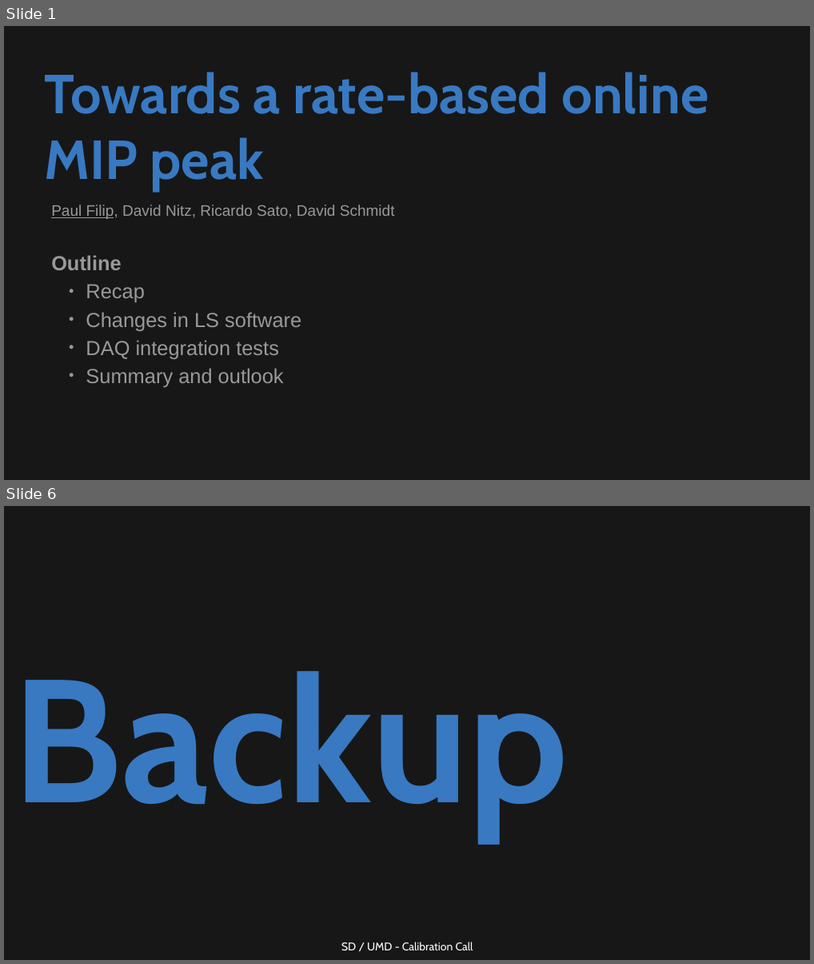
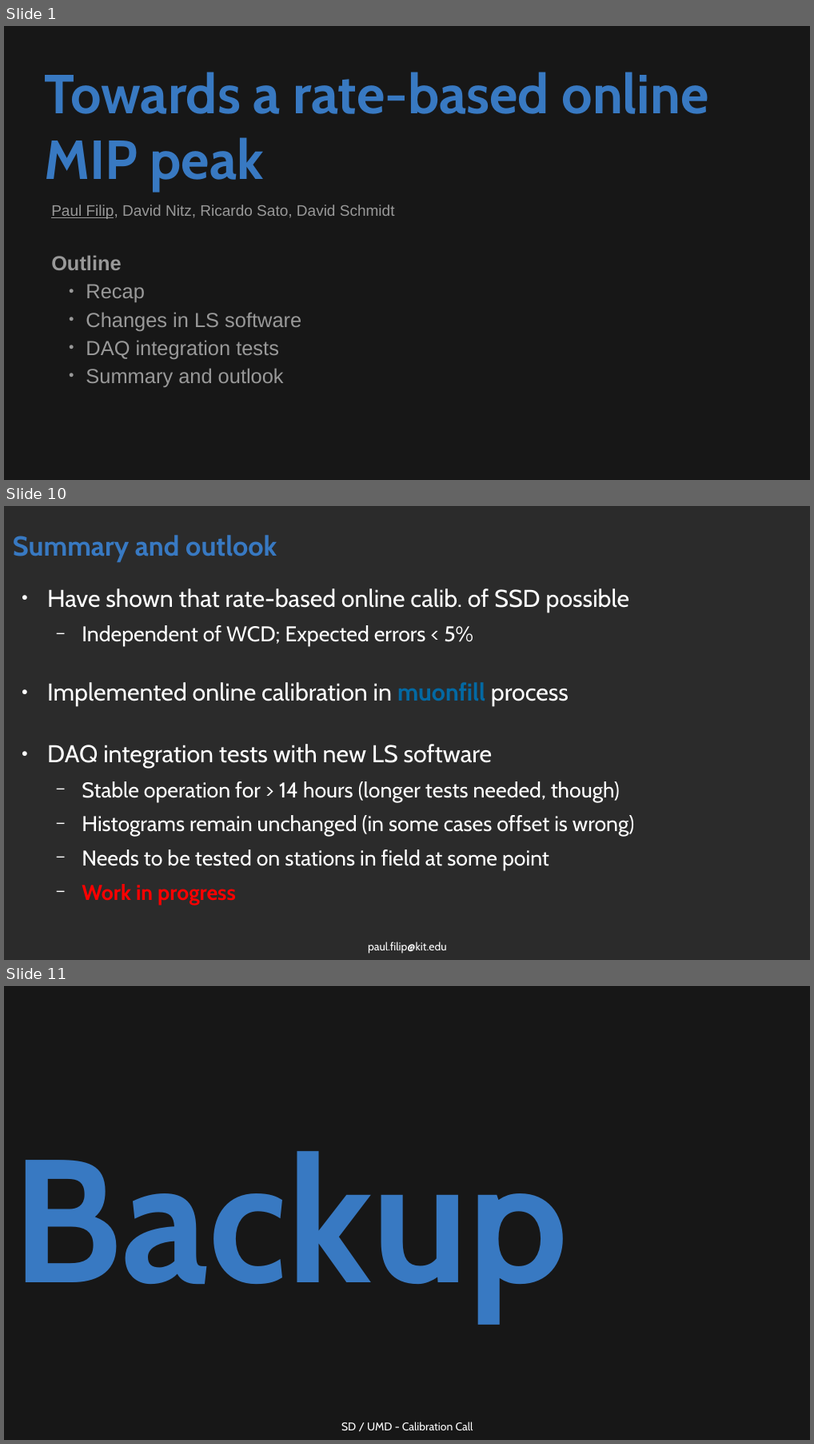
Before and after one commit to Quizznor/phd-thesis, a slide deck: Outreach/sd_calibration/sd_calib_2024_09_26/sd_calib_2024_09_26_filip.odp. Shown one above the other, each under a label of ours: slides 1 and 6 before the commit, slides 1, 10 and 11 after it; the slides between them are not shown. The pictures are 814x964 and 814x1444 pixels, drawn with LibreOffice and Linux fonts; fonts in the diff are those of the drawing; background and template pictures are left out; a plain dark background stands for a picture behind light text. Boxes give left, top, right and bottom in pixels: in the first picture for what was removed or moved away, otherwise in the second. Text is boxed around its words. In the diff, an @@ line names an element or a change of style, - is before the commit and + after.

Commit message:
more work on sd calib presentation

```diff
--- a/Outreach/sd_calibration/sd_calib_2024_09_26/sd_calib_2024_09_26_filip.odp
+++ b/Outreach/sd_calibration/sd_calib_2024_09_26/sd_calib_2024_09_26_filip.odp
@@ slide 10 added at (4,506,810,960), background picture (left out) @@
@@ title added at (13,535,277,562), 27 pt, text #3879C2, bold @@
+Summary and outlook
@@ text added at (47,588,634,904), 21 pt, text #FFFFFF @@
+● Have shown that rate-based online calib. of SSD possible
+  − Independent of WCD; Expected errors < 5%
+● Implemented online calibration in muonfill process
+● DAQ integration tests with new LS software
+  − Stable operation for > 14 hours (longer tests needed, though)
+  − Histograms remain unchanged (in some cases offset is wrong)
+  − Needs to be tested on stations in field at some point
+  − Work in progress
@@ text added at (368,941,447,953), 11 pt, text #FFFFFF @@
+paul.filip@kit.edu
@@ what was slide 6 is now slide 11 @@
```
Also in this commit, not shown: 4 slides changed, 9 other slides added, 1 slide removed, 13 other files.
